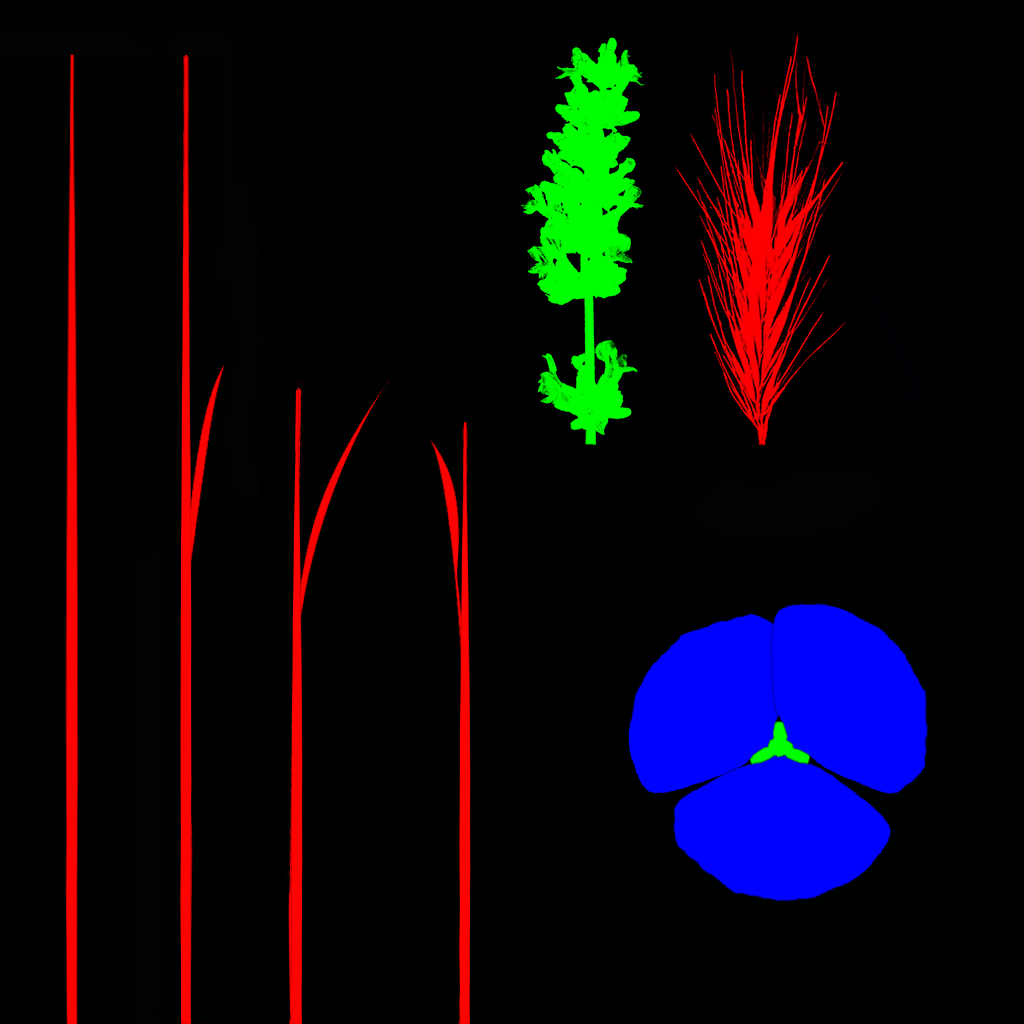
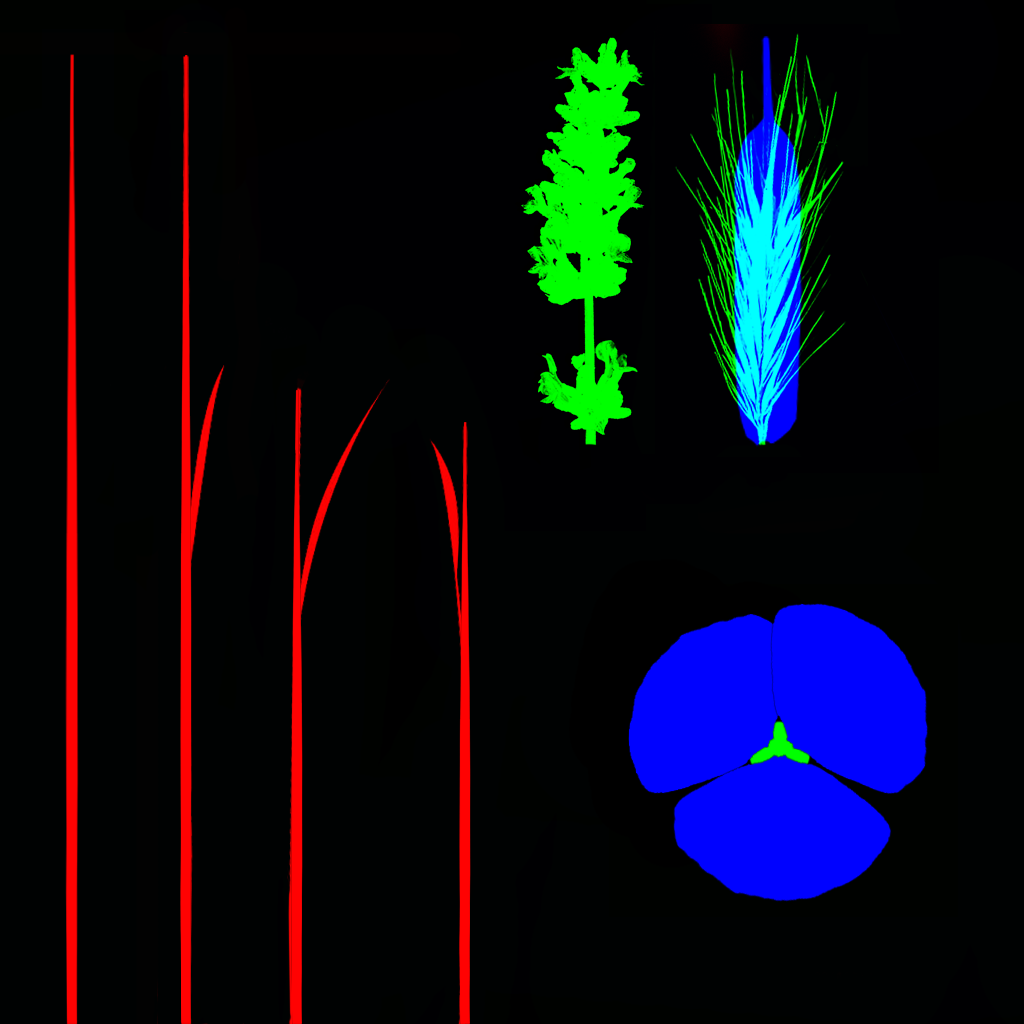
Before/after of a 1024x1024 layered artwork. What changed in the layer stack:
painted on "Layer 26 copy 2" over [674, 24, 920, 447]
